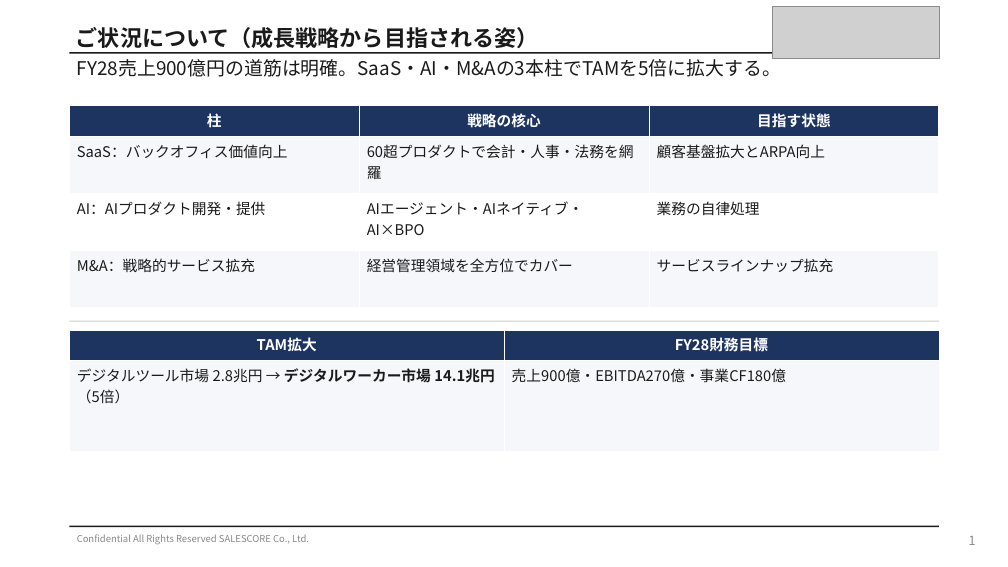
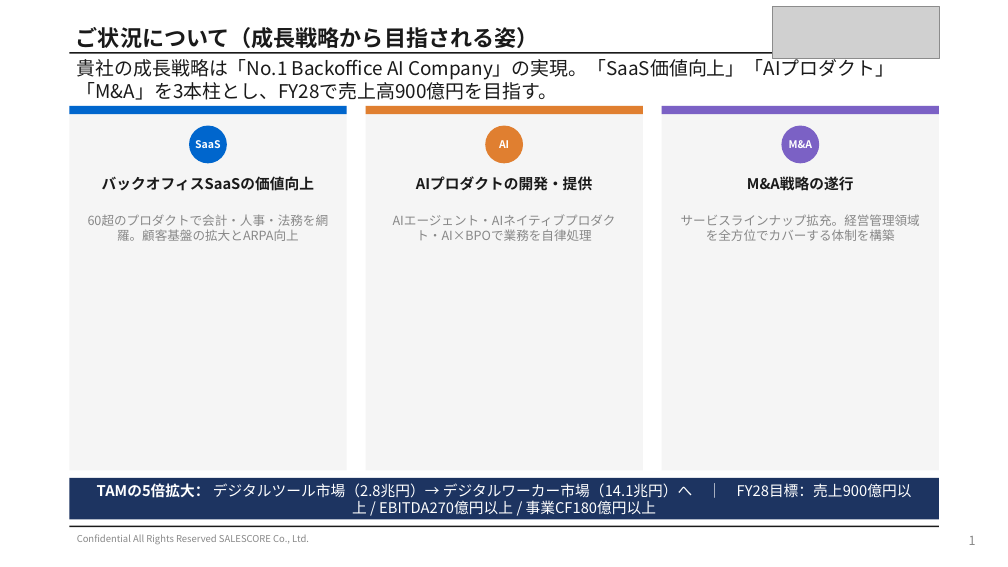
Before and after one commit to shintanagami-netizen/-, a slide deck: slide 1 of slides_p10_p12.pptx. Drawn at 1008x567 pixels with LibreOffice and Linux fonts; fonts in the diff are those of the drawing; grey boxes stand for pictures. Boxes give left, top, right and bottom in pixels: in the first picture for what was removed or moved away, otherwise in the second. Text is boxed around its words. In the diff, an @@ line names an element or a change of style, - is before the commit and + after.

```diff
--- a/slides_p10_p12.pptx
+++ b/slides_p10_p12.pptx
@@ text at (77,56,894,100): text changed @@
-FY28売上900億円の道筋は明確。SaaS・AI・M&Aの3本柱でTAMを5倍に拡大する。
+貴社の成長戦略は「No.1 Backoffice AI Company」の実現。「SaaS価値向上」「AIプロダクト」「M&A」を3本柱とし、FY28で売上高900億円を目指す。
@@ table removed at (70,106,938,308), 4 rows, 3 columns @@
-柱 | 戦略の核心 | 目指す状態
-SaaS：バックオフィス価値向上 | 60超プロダクトで会計・人事・法務を網羅 | 顧客基盤拡大とARPA向上
-AI：AIプロダクト開発・提供 | AIエージェント・AIネイティブ・AI×BPO | 業務の自律処理
-M&A：戦略的サービス拡充 | 経営管理領域を全方位でカバー | サービスラインナップ拡充
@@ rectangle added at (70,106,347,470), fill #F5F5F5 @@
@@ rectangle added at (70,106,347,114), fill #0066CD @@
@@ rectangle added at (365,106,643,470), fill #F5F5F5 @@
@@ rectangle added at (365,106,643,114), fill #E07F30 @@
@@ rectangle added at (662,106,939,470), fill #F5F5F5 @@
@@ rectangle added at (662,106,939,114), fill #7B61C5 @@
@@ ellipse added at (189,126,227,163), fill #0066CD, 10 pt, text #FFFFFF, bold @@
+SaaS
@@ ellipse added at (485,126,523,163), fill #E07F30, 10 pt, text #FFFFFF, bold @@
+AI
@@ ellipse added at (781,126,819,163), fill #7B61C5, 10 pt, text #FFFFFF, bold @@
+M&A
@@ text added at (102,176,314,191), 14 pt, text #1A1A1A, bold @@
+バックオフィスSaaSの価値向上
@@ text added at (416,176,592,191), 14 pt, text #1A1A1A, bold @@
+AIプロダクトの開発・提供
@@ text added at (747,176,854,191), 14 pt, text #1A1A1A, bold @@
+M&A戦略の遂行
@@ text added at (88,214,329,241), 12 pt, text #888888 @@
+60超のプロダクトで会計・人事・法務を網羅。顧客基盤の拡大とARPA向上
@@ text added at (393,214,616,241), 12 pt, text #888888 @@
+AIエージェント・AIネイティブプロダクト・AI×BPOで業務を自律処理
@@ text added at (681,214,920,241), 12 pt, text #888888 @@
+サービスラインナップ拡充。経営管理領域を全方位でカバーする体制を構築
@@ rectangle removed at (70,321,939,321) @@
@@ table removed at (70,330,939,451), 2 rows, 2 columns @@
-TAM拡大 | FY28財務目標
-デジタルツール市場 2.8兆円 → デジタルワーカー市場 14.1兆円（5倍） | 売上900億・EBITDA270億・事業CF180億
@@ rectangle added at (70,478,939,520), fill #1D3461 @@
@@ text added at (97,483,693,515), 14 pt, text #FFFFFF @@
+TAMの5倍拡大： デジタルツール市場（2.8兆円）→ デジタルワーカー市場（14.1兆円）へ ｜ FY28目標：売上900億円以上 / EBITDA270億円以上 / 事業CF180億円以上
```
Also in this commit, not shown: 2 other slides changed, 2 other files.
